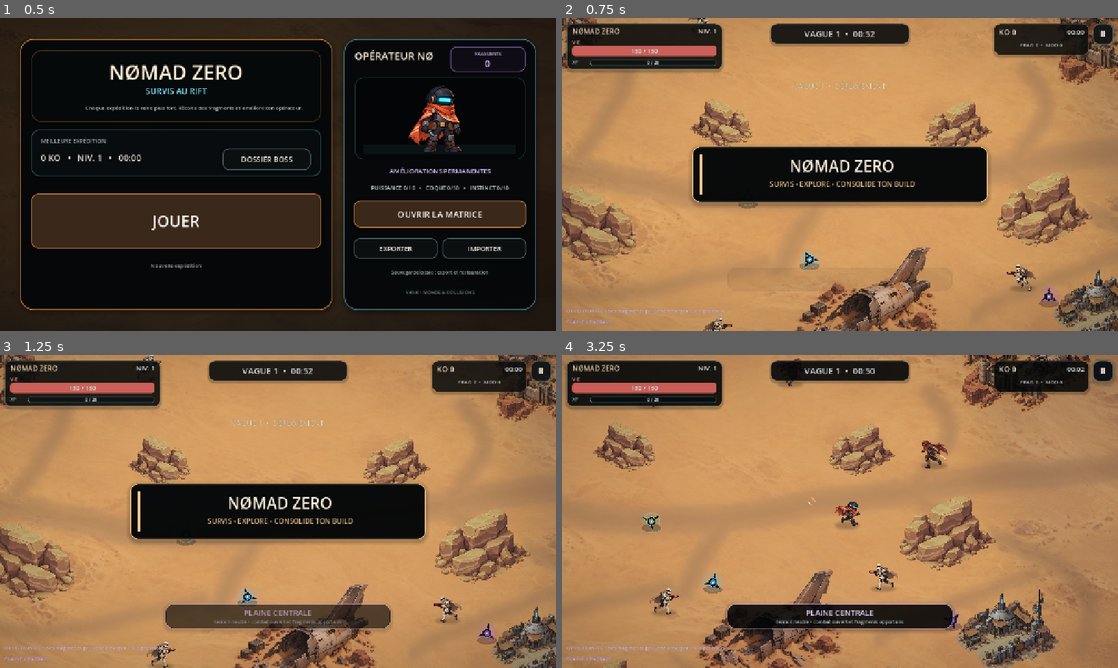
Above: before the commit, frames 1-4 (two rows, left to right).
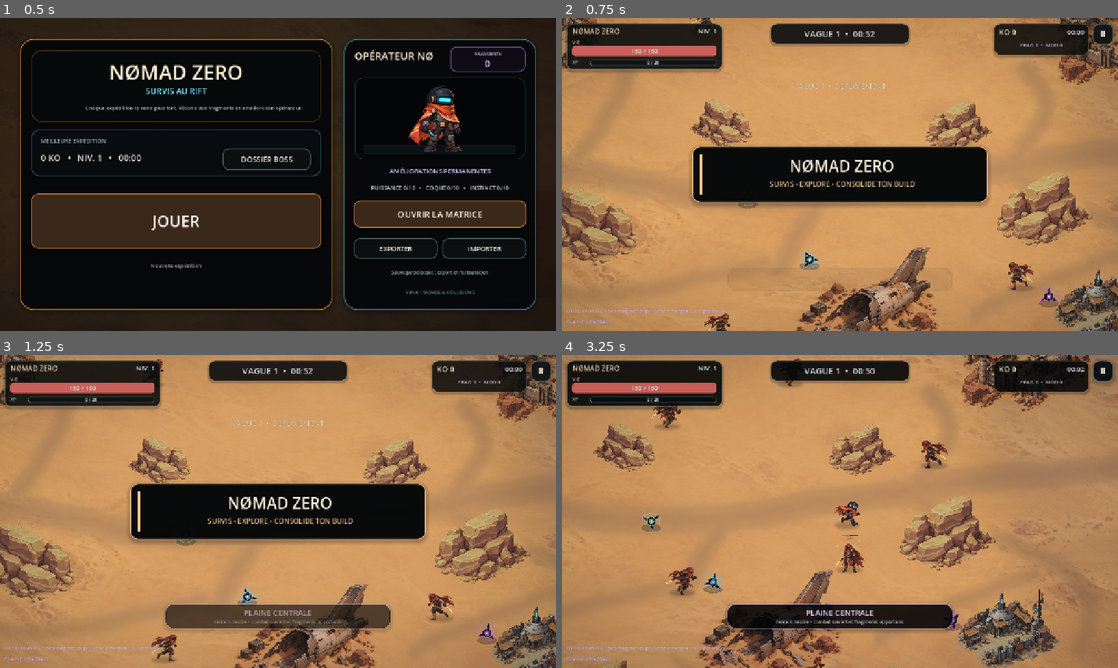
Above: after the commit, the same moments.

Repository: Zorvax-Dev/Nomad-Zero-Dev
Game: Godot game, scene res://Main.tscn
Two runs of this game, one before a commit and one after it. Both use one fixed random seed, a clock stepped at 60 frames per second and the inputs below.
Inputs (mouse positions are in pixels of both pictures, inside the frame that each line leads up to):
- Up to frame 1 (0.5 s): no input
- Up to frame 2 (0.75 s): click "JOUER" at 0.5 s
- Up to frame 3 (1.25 s): no input
- Up to frame 4 (3.25 s): move the mouse to (962, 495) at 1.27 s; hold D (move_right) 1.28-2 s; tap Q at 1.35, 2.85 s; click (962, 495) at 1.42 s; drag from (728, 527) to (812, 574) at 2.02 s; move the mouse to (895, 442) at 2.77 s; hold D (move_right) from 2.78 s (still down)

Frame 1 is identical in both runs. In frame 2, 0.5% of the frame differs, in the area x 22-86%, y 0-100%; in frame 3, 0.7%; in frame 4, 1.7%, in the area x 6-88%, y 0-100%.

Commit message:
Rebuild: bind RockEast sprite and blocking volume

Diff:
--- a/scripts/world.gd
+++ b/scripts/world.gd
@@ -60,7 +60,9 @@
 	_add_blocking_decor("RockWest", ROCK_TEXTURE, Vector2(650.0, 1205.0), 0.52, false, [
 		{"offset": Vector2(0.0, 45.0), "radius": Vector2(135.0, 92.0)},
 	])
-	_add_decor("RockEast", ROCK_TEXTURE_MIRROR, Vector2(2250.0, 1150.0), 0.49, false)
+	_add_blocking_decor("RockEast", ROCK_TEXTURE_MIRROR, Vector2(2250.0, 1150.0), 0.49, false, [
+		{"offset": Vector2(0.0, 40.0), "radius": Vector2(130.0, 90.0)},
+	])
 	_add_decor("RockCenterLeft", ROCK_TEXTURE, Vector2(1120.0, 850.0), 0.32, false)
 	_add_decor("RockCenterRight", ROCK_TEXTURE_MIRROR, Vector2(1950.0, 860.0), 0.34, false)
 	_add_decor("RockSouthWest", ROCK_TEXTURE_MIRROR, Vector2(1080.0, 1660.0), 0.28, false)
@@ -147,7 +149,6 @@
 	# South wreck : collisions attachées au sprite.
 	# South-east outpost : collision attachée au sprite.
 	# Rock groups around the central lanes
-	_add_ellipse(Vector2(2250.0, 1190.0), Vector2(130.0, 90.0))
 	_add_ellipse(Vector2(1120.0, 880.0), Vector2(88.0, 60.0))
 	_add_ellipse(Vector2(1950.0, 892.0), Vector2(92.0, 62.0))
 	_add_ellipse(Vector2(1080.0, 1692.0), Vector2(76.0, 54.0))
